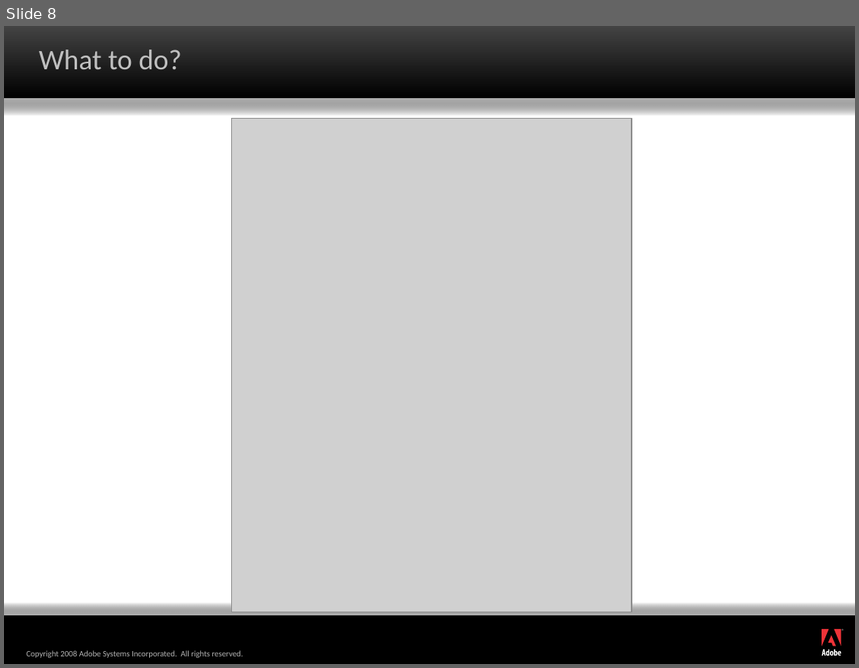
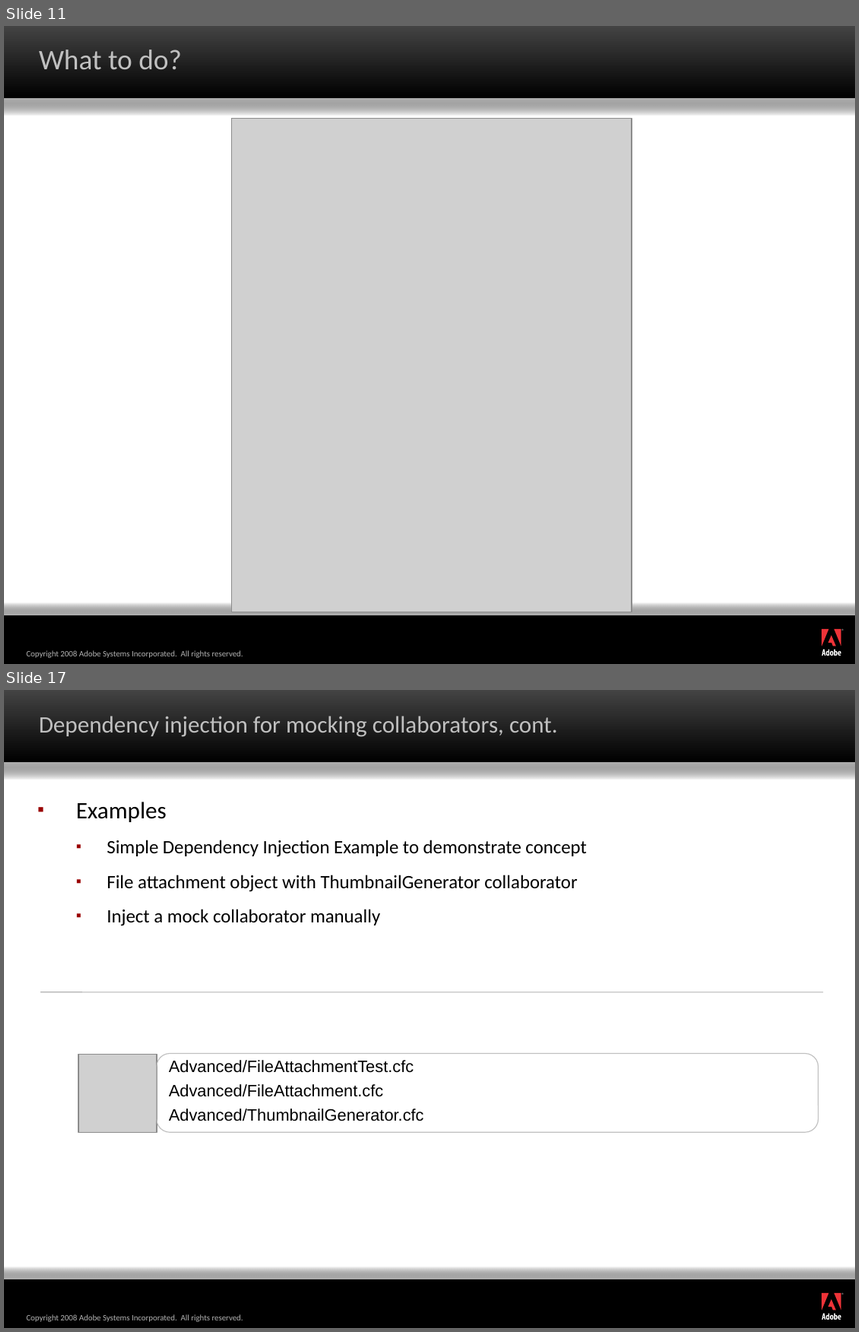
Before and after one commit to marcesher/mxunit-cfmeetups, a slide deck: max08/Marc_Esher_Bill_Shelton_AdvancedPatternsForColdfusionTestAutomation_draft1.ppt. Shown one above the other, each under a label of ours: slide 8 before the commit, slides 11 and 17 after it; the slides between them are not shown. The pictures are 859x668 and 859x1332 pixels, drawn with LibreOffice and Linux fonts; fonts in the diff are those of the drawing; grey boxes stand for pictures; background and template pictures are left out. Boxes give left, top, right and bottom in pixels: in the first picture for what was removed or moved away, otherwise in the second. Text is boxed around its words. In the diff, an @@ line names an element or a change of style, - is before the commit and + after.

```diff
--- a/max08/Marc_Esher_Bill_Shelton_AdvancedPatternsForColdfusionTestAutomation_draft1.ppt
+++ b/max08/Marc_Esher_Bill_Shelton_AdvancedPatternsForColdfusionTestAutomation_draft1.ppt
@@ slide 17 added at [4,690,855,1328], background #000000; not listed: 15 template elements that a slide beside it also shows @@
@@ title added at [39,716,558,736], 20 pt, text #C0C0C0 @@
+Dependency injection for mocking collaborators, cont.
@@ text added at [76,802,586,926], 16 pt, text #000000 @@
+▪ Examples
+  ▪ Simple Dependency Injection Example to demonstrate concept
+  ▪ File attachment object with ThumbnailGenerator collaborator
+  ▪ Inject a mock collaborator manually
@@ line added from (40, 992) to (824, 992), #B2B2B2 0.74 pt @@
@@ picture added at [79,1054,158,1132] @@
@@ rounded rectangle added at [156,1053,818,1132], outline #C0C0C0 0.74 pt, 14 pt, text #000000 @@
+Advanced/FileAttachmentTest.cfc
+Advanced/FileAttachment.cfc
+Advanced/ThumbnailGenerator.cfc
@@ what was slide 8 is now slide 11 @@
```
Also in this commit, not shown: 10 slides changed, 7 other slides added, 2 slides removed.
